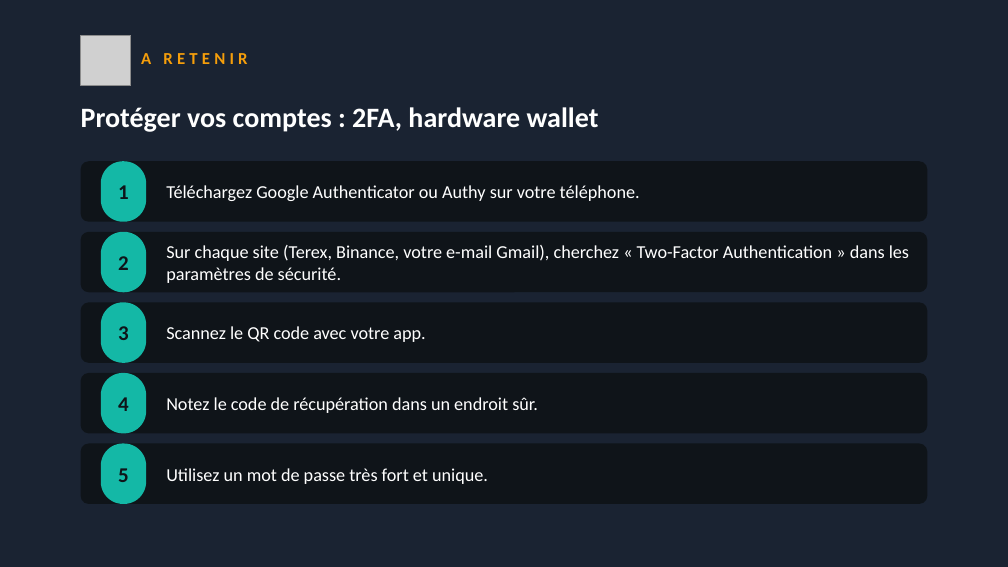
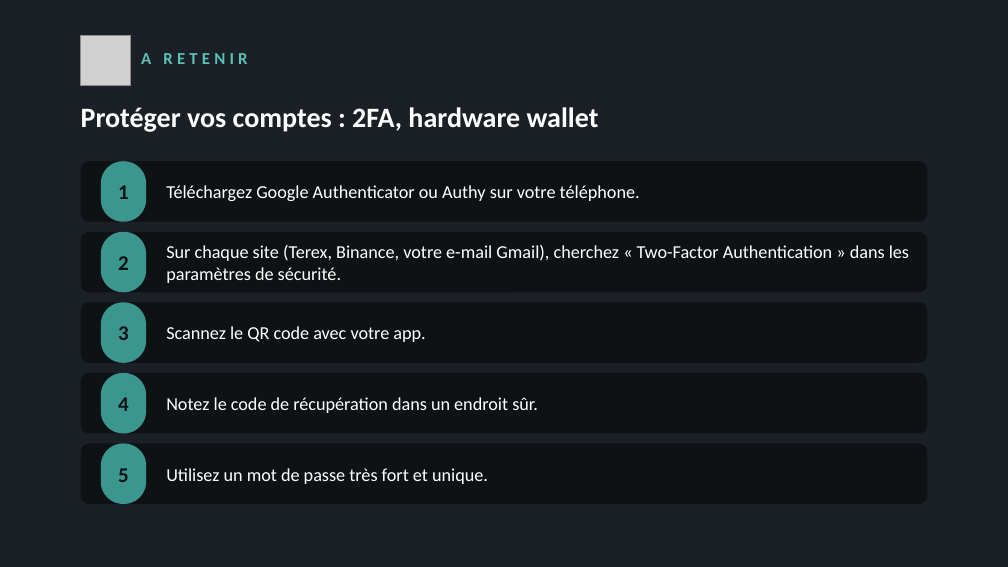
Before and after one commit to ooble27/acheter-tether-avec-terex, a slide deck: slide 33 of public/course-materials/pptx/Module-10-Sécurité-arnaques-phishing-bonnes-pratiques.pptx. Drawn at 1008x567 pixels with LibreOffice and Linux fonts; fonts in the diff are those of the drawing; grey boxes stand for pictures. Boxes give left, top, right and bottom in pixels: in the first picture for what was removed or moved away, otherwise in the second. Text is boxed around its words. In the diff, an @@ line names an element or a change of style, - is before the commit and + after.

```diff
--- a/public/course-materials/pptx/Module-10-Sécurité-arnaques-phishing-bonnes-pratiques.pptx
+++ b/public/course-materials/pptx/Module-10-Sécurité-arnaques-phishing-bonnes-pratiques.pptx
@@ background #1A2332 to #1A2026 @@
@@ text "A RETENIR" at <box>141,53,247,64</box>: text colour #F59E0B to #5BC1B8 @@
@@ fill #0F1419 to #0F1214 in 5 elements at <box>81,161,927,222</box>, <box>81,232,927,292</box>, <box>81,302,927,363</box>, <box>81,373,927,433</box>, <box>81,444,927,504</box> @@
@@ text colour #0F1419 to #0F1214; fill #14B8A6 to #3B968F in 5 elements at <box>101,161,146,222</box>, <box>101,232,146,292</box>, <box>101,302,146,363</box>, <box>101,373,146,433</box>, <box>101,444,146,504</box> @@
```
Also in this commit, not shown: 34 other slides changed, 25 other files.
